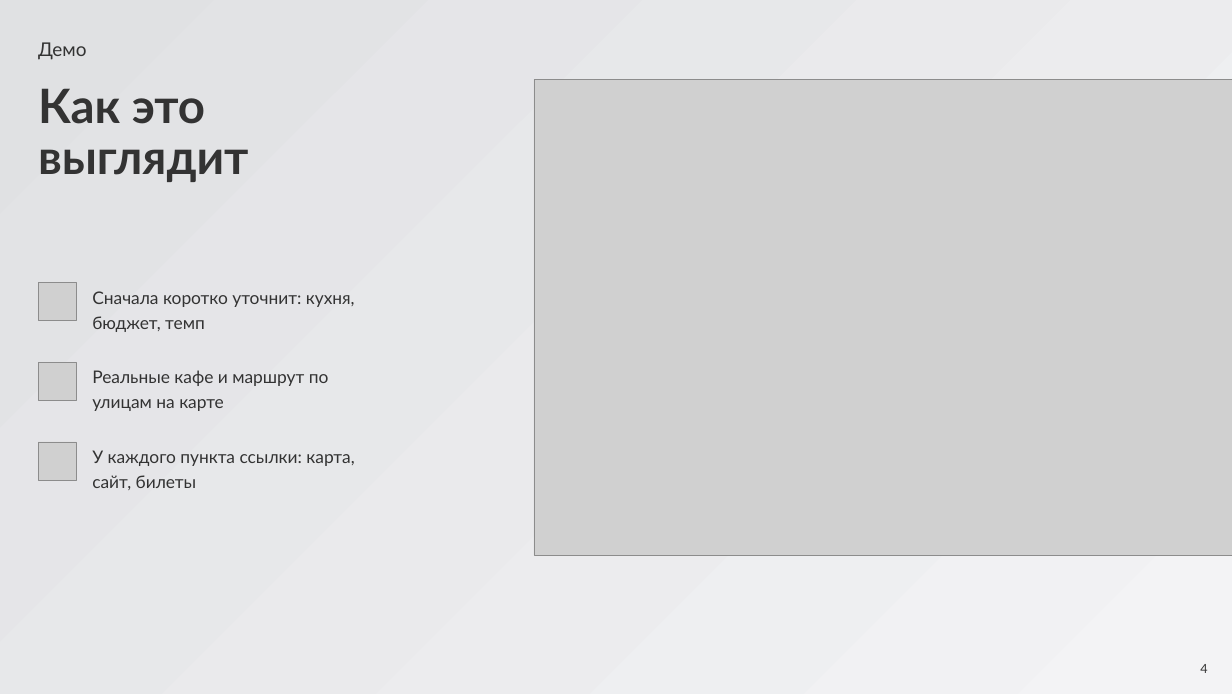
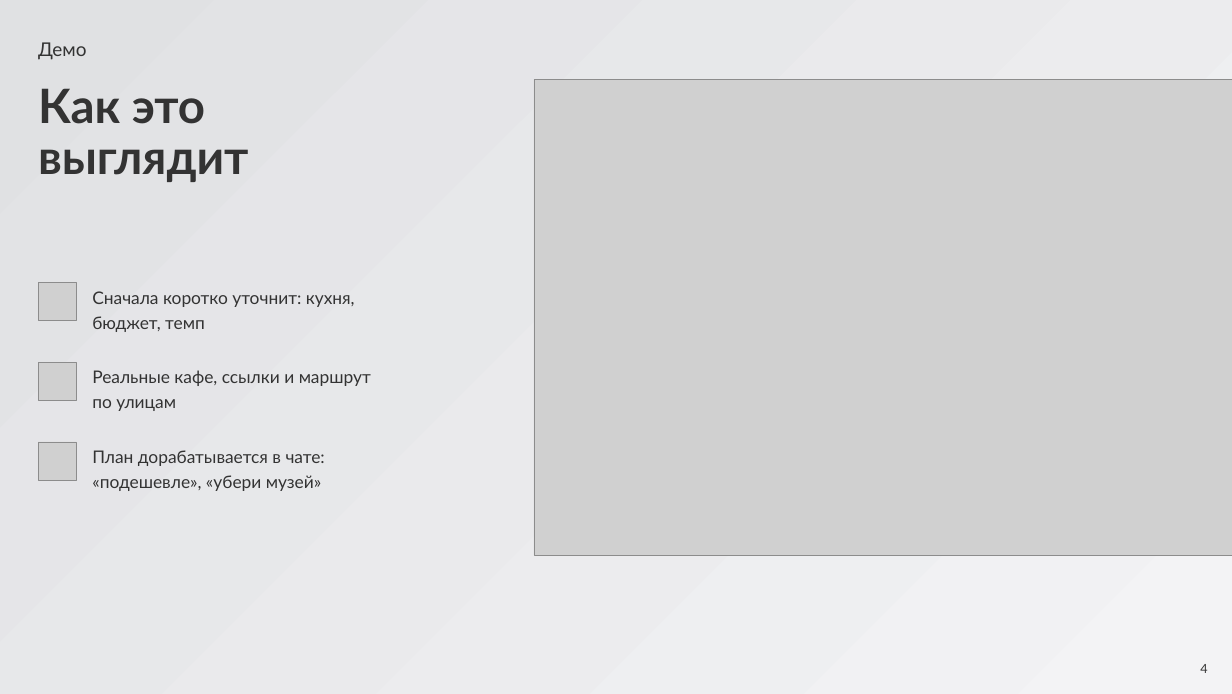
Before and after one commit to BessolitsinGleb/AI-ta, a slide deck: slide 4 of presentation/Amba_TBank.pptx. Drawn at 1232x694 pixels with LibreOffice and Linux fonts; fonts in the diff are those of the drawing; grey boxes stand for pictures; background and template pictures are left out. Boxes give left, top, right and bottom in pixels: in the first picture for what was removed or moved away, otherwise in the second. Text is boxed around its words. In the diff, an @@ line names an element or a change of style, - is before the commit and + after.

```diff
--- a/presentation/Amba_TBank.pptx
+++ b/presentation/Amba_TBank.pptx
@@ text at box(92, 370, 371, 411): text changed @@
-Реальные кафе и маршрут по улицам на карте
+Реальные кафе, ссылки и маршрут по улицам
@@ text at box(92, 450, 325, 491): text changed @@
-У каждого пункта ссылки: карта, сайт, билеты
+План дорабатывается в чате: «подешевле», «убери музей»
```
Also in this commit, not shown: 3 other slides changed, 26 other files.
